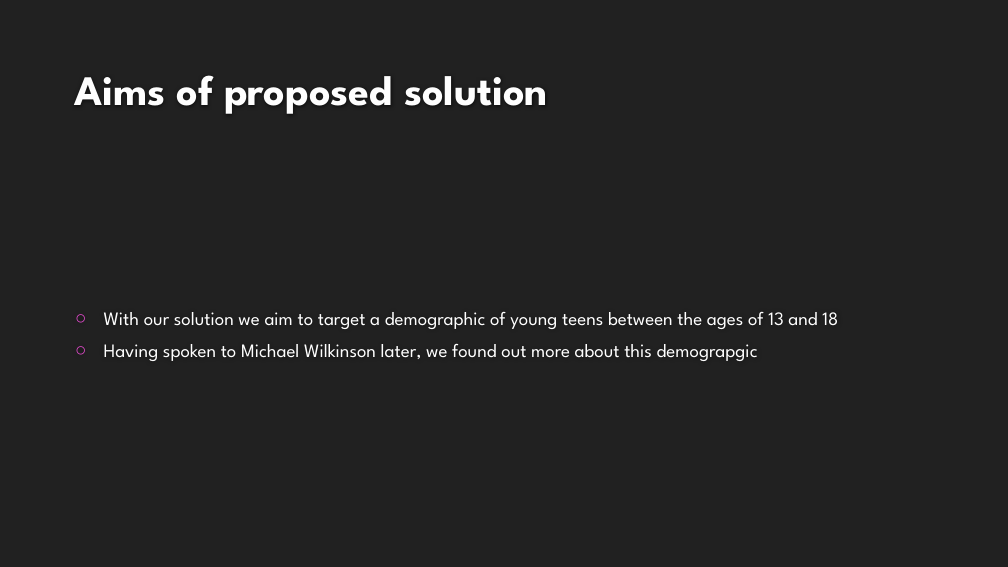
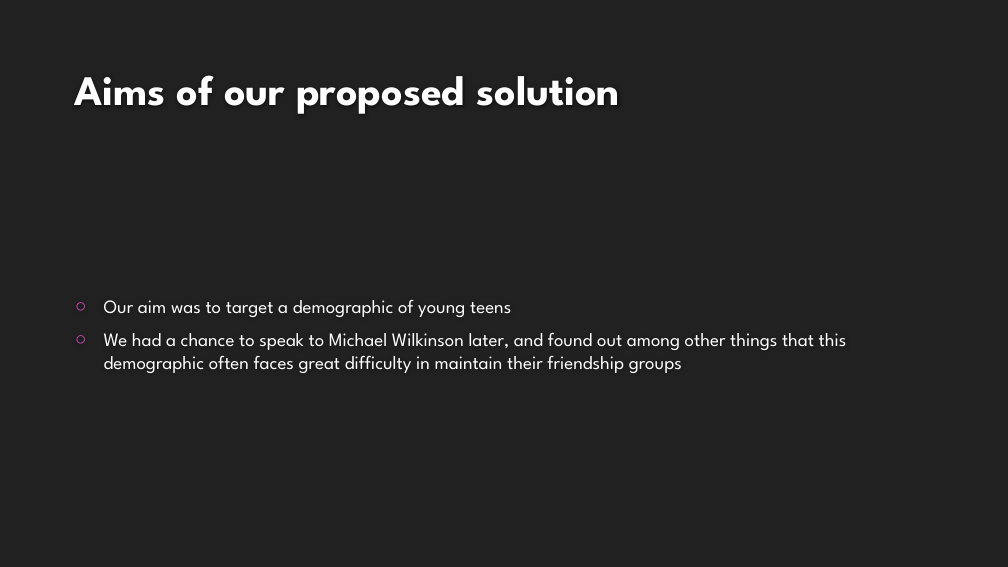
Before and after one commit to cfg-london/team-10, a slide deck: slide 3 of CLIC_SARGENT.pptx. Drawn at 1008x567 pixels with LibreOffice and Linux fonts; fonts in the diff are those of the drawing; background and template pictures are left out. Boxes give left, top, right and bottom in pixels: in the first picture for what was removed or moved away, otherwise in the second. Text is boxed around its words. In the diff, an @@ line names an element or a change of style, - is before the commit and + after.

Commit message:
powerpoint changes

```diff
--- a/CLIC_SARGENT.pptx
+++ b/CLIC_SARGENT.pptx
@@ title at bbox=[75, 75, 620, 114]: text changed @@
-Aims of proposed solution
+Aims of our proposed solution
@@ text at bbox=[104, 300, 847, 373]: text changed @@
-○ With our solution we aim to target a demographic of young teens between the ages of 13 and 18
-○ Having spoken to Michael Wilkinson later, we found out more about this demograpgic
+○ Our aim was to target a demographic of young teens
+○ We had a chance to speak to Michael Wilkinson later, and found out among other things that this demographic often faces great difficulty in maintain their friendship groups
```
